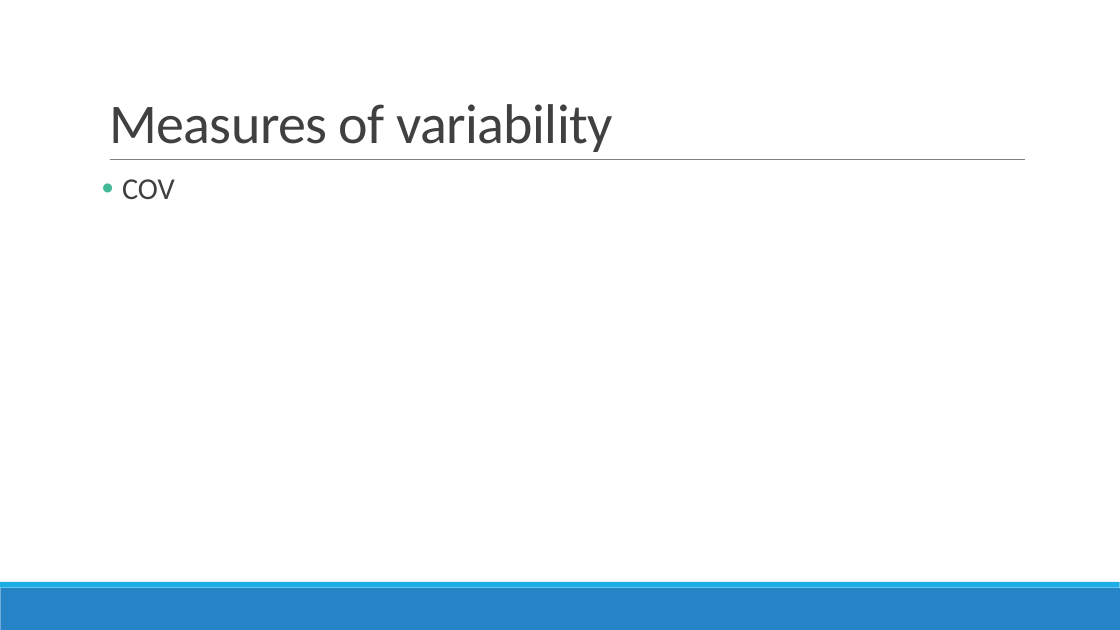
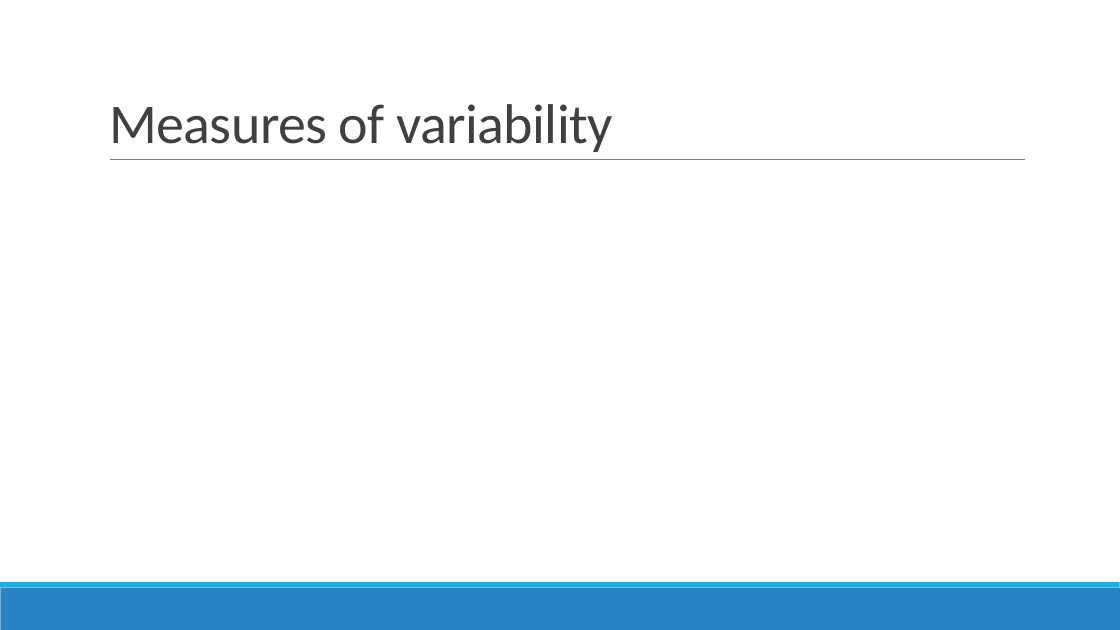
Before and after one commit to sjspielman/bio5312_fall2017, a slide deck: slide 23 of slides/intro.pptx (slide 10 before the commit). Drawn at 1120x630 pixels with LibreOffice and Linux fonts; fonts in the diff are those of the drawing; grey boxes stand for pictures. Boxes give left, top, right and bottom in pixels: in the first picture for what was removed or moved away, otherwise in the second. Text is boxed around its words. In the diff, an @@ line names an element or a change of style, - is before the commit and + after.

```diff
--- a/slides/intro.pptx
+++ b/slides/intro.pptx
@@ text removed at [122,179,175,199] @@
-• COV
```
Also in this commit, not shown: 6 other slides changed, 14 slides added, 1 slide removed, 7 other files.
